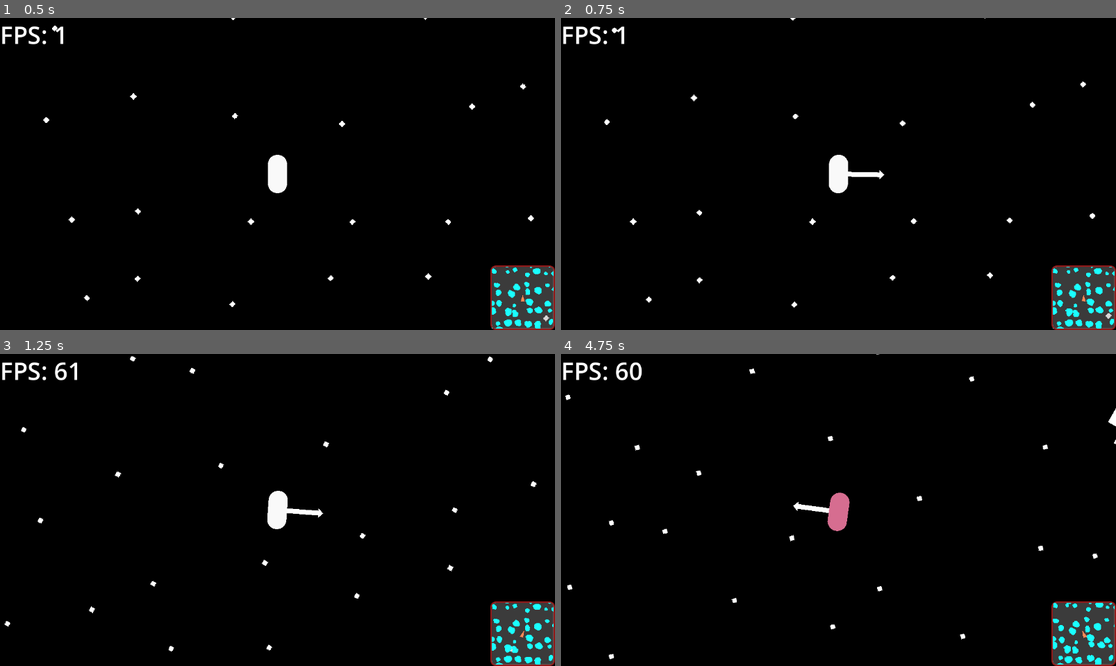
Above: before the commit, frames 1-4 (two rows, left to right).
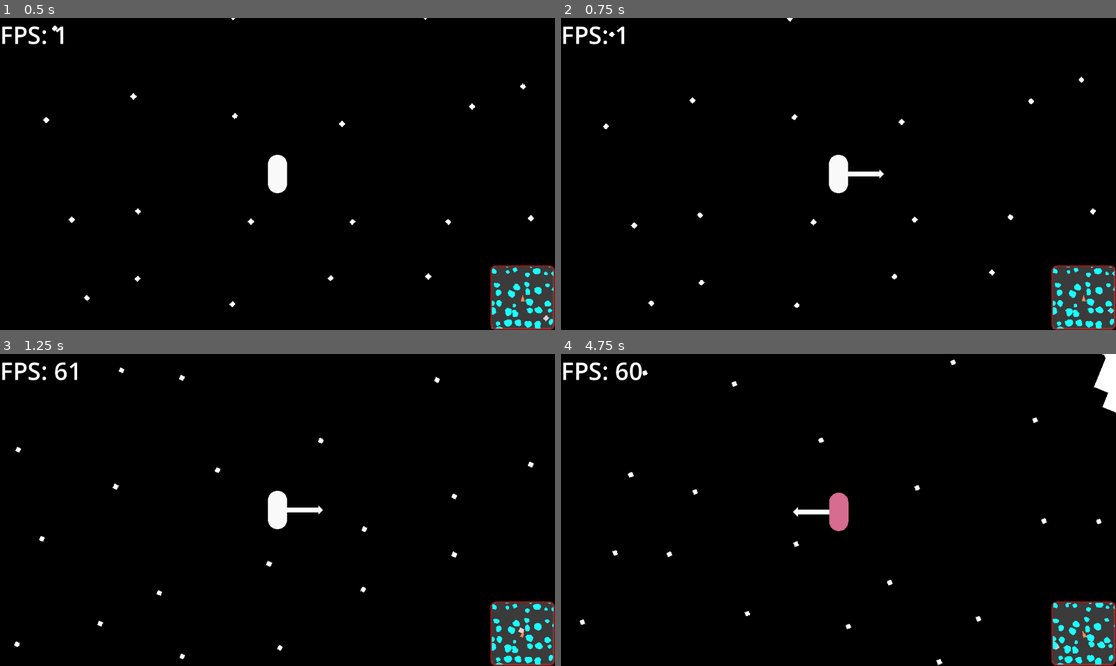
Above: after the commit, the same moments.

Repository: coolspacegame/game
Game: Godot game, scene res://node_2d.tscn
Two runs of this game, one before a commit and one after it. Both use one fixed random seed, a clock stepped at 60 frames per second and the inputs below.
Inputs (mouse positions are in pixels of both pictures, inside the frame that each line leads up to):
- Up to frame 1 (0.5 s): no input
- Up to frame 2 (0.75 s): tap Enter at 0.5 s; move the mouse to (960, 158) at 0.52 s; hold D (skelly_input_action_right) from 0.53 s (still down); click (960, 158) at 0.6 s
- Up to frame 3 (1.25 s): keep holding D (skelly_input_action_right); tap Space (skelly_input_action_jump) at 0.77 s
- Up to frame 4 (4.75 s): move the mouse to (727, 525) at 1.27 s; release D (skelly_input_action_right) at 1.28 s; hold S (skelly_input_action_backward) 1.28-2.03 s; right-click (727, 525) at 1.35 s; tap Space (skelly_input_action_jump) at 1.52, 3.02, 3.77, 4.52 s; move the mouse to (894, 441) at 2.02 s; hold D (skelly_input_action_right) 2.03-2.78 s; tap E (skelly_input_action_2) at 2.1 s; move the mouse to (810, 572) at 2.77 s; hold W (skelly_input_action_forward) 2.78-3.53 s; tap I (skelly_input_action_3) at 2.85 s; move the mouse to (1005, 556) at 3.52 s; hold C 3.53-4.28 s; hold A (skelly_input_action_left) from 3.53 s (still down); move the mouse to (672, 463) at 4.27 s; click (672, 463) at 4.35 s

Frame 1 is identical in both runs. In frame 2, 0.5% of the frame differs, in the area x 7-100%, y 0-97%; in frame 3, 0.7%; in frame 4, 1.3%, in the area x 0-100%, y 0-100%.

Commit message:
removed spring rotation again for the camera

Diff:
--- a/scripts/TheCamera.gd
+++ b/scripts/TheCamera.gd
@@ -6,7 +6,7 @@
 const LINEAR_SPRING_CONSTANT := 20.0
 const LINEAR_DAMPING_CONSTANT := 2.0
 const ANGULAR_SPRING_CONSTANT := 10000.0
-const ANGULAR_DAMPING_CONSTANT := 800.0
+const ANGULAR_DAMPING_CONSTANT := 1200.0
 
 ## This function updates the camera position and rotation as if it's attached to a spring-arm connected to the character.
 ## The linear spring force and angular spring torque are calculated independently with different spring constants.
@@ -16,16 +16,7 @@
 	var spring_force := -LINEAR_SPRING_CONSTANT * (global_position - pos) - LINEAR_DAMPING_CONSTANT * linear_velocity
 	apply_central_force(spring_force)
 
-	var rot := character_body_transform.get_rotation()
-	var angle_delta := global_rotation - rot
-
-	if angle_delta > PI:
-		angle_delta = angle_delta - 2 * PI
-	if angle_delta < -PI:
-		angle_delta = angle_delta + 2 * PI
-
-	var spring_torque := -ANGULAR_SPRING_CONSTANT * angle_delta - ANGULAR_DAMPING_CONSTANT * angular_velocity
-	apply_torque(spring_torque)
+	global_rotation = character_body_transform.get_rotation()
 
 func _physics_process(_delta: float) -> void:
 	position_updated.emit(position)
